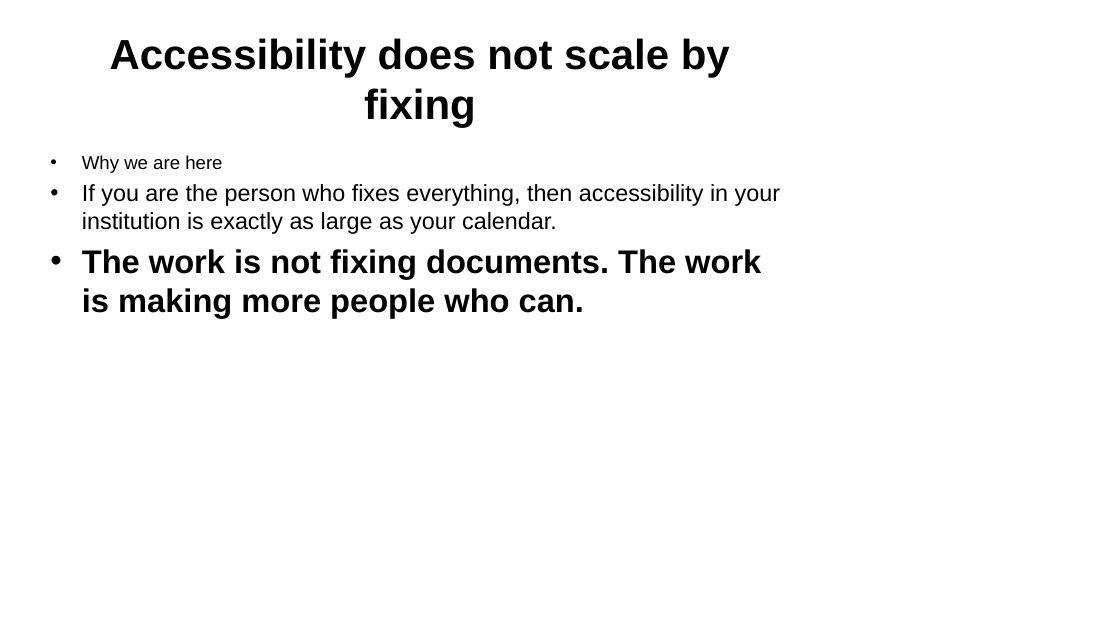
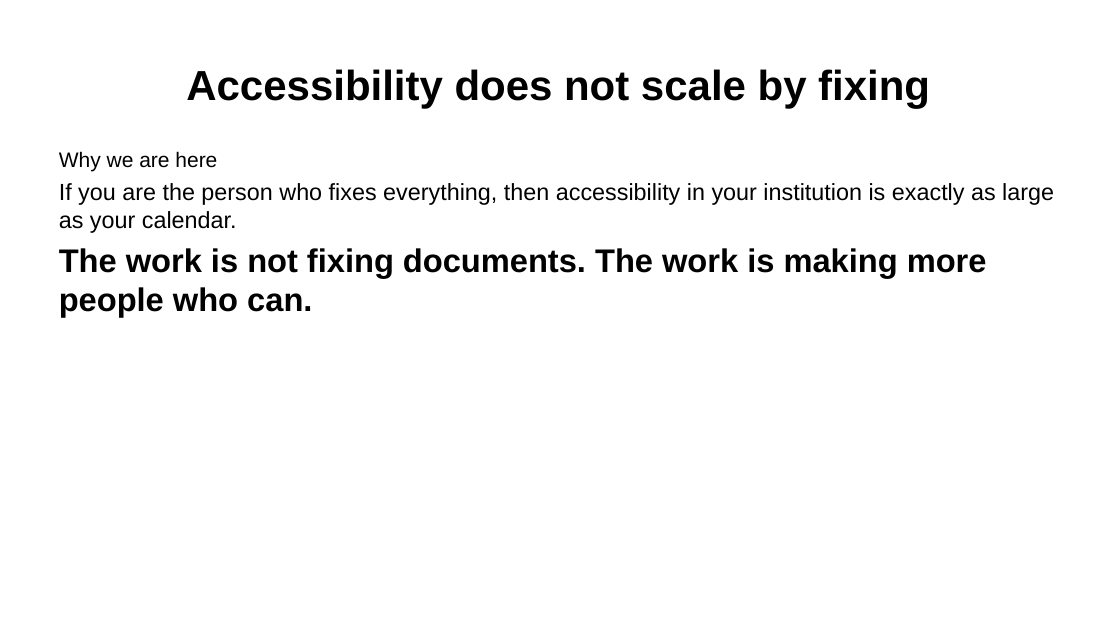
Before and after one commit to Community-Access/glow, a slide deck: slide 6 of docs/ahg-2026/slides.pptx. Drawn at 1120x630 pixels with LibreOffice and Linux fonts; fonts in the diff are those of the drawing. Boxes give left, top, right and bottom in pixels: in the first picture for what was removed or moved away, otherwise in the second. Text is boxed around its words. In the diff, an @@ line names an element or a change of style, - is before the commit and + after.

```diff
--- a/docs/ahg-2026/slides.pptx
+++ b/docs/ahg-2026/slides.pptx
@@ title "Accessibility does not scale by ..." rewrapped from box(110, 38, 730, 128) to box(186, 69, 930, 109) @@
@@ text "Why we are here": place and size @@
-text "Why we are here" at box(82, 155, 780, 318)
+text "Why we are here" at box(59, 151, 1054, 317)
@@ text "Why we are here" at box(59, 151, 1054, 317): size 16 to 18 pt in "Why we are here"; bullet • to none @@
```
Also in this commit, not shown: 28 other slides changed, 1 slide added, 1 slide removed, 20 other files.
